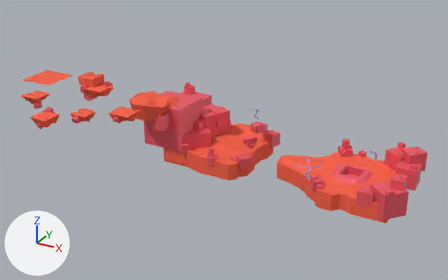
Renders of the glTF model Assets/Models/tutorial.glb from each side of a commit.
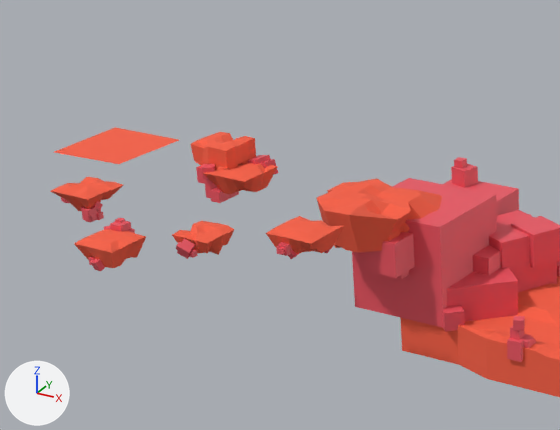
There are two pictures of each version: one whole from a 50 mm camera at (35.4, -124.6, 64.0) aimed at (-28.9, -7.7, 5.5), one close up on the part from 0% to 51% of the width and 6% to 69% of the height. Lighting does not change. The marker at lower left points along +X, +Y and +Z. Where no turn or scale is listed for an object, it has been applied to the vertices. Vertices at the same position are counted once.

Objects in the first close-up: 'L2', 'L2Rocks', 'L3', 'L3Rocks'.
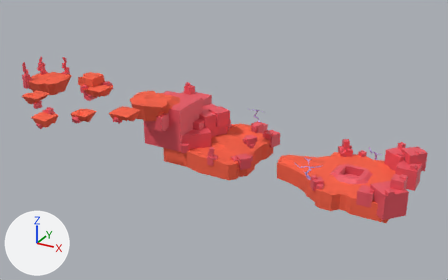
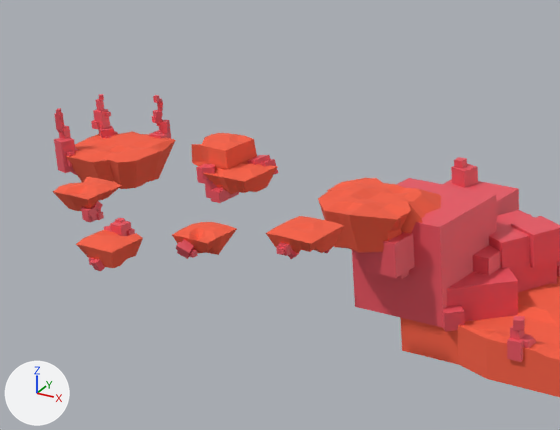
What differs and where, as boxes [x1, y1, x2, y2] in the close-ups (560 x 430 px):
'L3', reshaped: before [50, 127, 442, 268]; after [53, 131, 441, 268]
'L3Rocks', reshaped (52% taller): before [61, 155, 332, 271]; after [54, 94, 331, 271]
part 1 of me_plane, added (red): after [66, 131, 175, 189]
part 2 of me_plane, cut back: before [50, 127, 438, 265]; after [53, 133, 438, 265]
part 3 of me_cube, added (red): after [54, 95, 171, 175]

Patch to the scene script:
```diff
--- a/Assets/Models/tutorial.glb.py
+++ b/Assets/Models/tutorial.glb.py
@@ me_plane @@
 # used by ob_l3; location = (-53.33, -12.68, 11.93)
-me_plane.from_pydata(...)  # 453 vertices, 871 faces; spans x -28.2..13.2, y -18.7..12.5, z -2.7..6.6
+me_plane.from_pydata(...)  # 585 vertices, 1137 faces; spans x -28.5..13.2, y -18.7..12.3, z -2.7..6.6
+# me_plane part 1: a new loose piece of 136 vertices spanning x -28.5..-18.7, y -5.6..4.2, z -0.6..3.0, in mat_material_001 (red #f96044)
+# me_plane part 2
+# 4 vertices are removed from x -28.2..-19.1, y -5.3..3.8, z 2.9..3.0
+# 5 faces are deleted
+# 24 vertices in x -18.6..9.4, y -16.3..7.4, z -2.7..6.5 move by (0.0, 0.0, 0.1)
+# 18 vertices in x -10.8..8.3, y -16.3..6.2, z -2.6..6.6 move by (0.0, 0.0, -0.1)
+# 14 vertices in x -16.7..7.0, y -17.0..3.6, z -2.7..4.3 move by (0.0, 0.0, 0.2)
+# 8 vertices in x -18.0..6.8, y -12.0..6.1, z -2.3..2.6 move by (0.0, 0.0, -0.4)
+# 8 vertices in x -15.5..4.2, y -15.6..2.3, z -2.5..6.5 move by (-0.1, 0.0, -0.1)
+# 7 vertices in x -7.8..8.2, y -7.8..4.9, z -2.4..4.9 move by (0.0, 0.0, -0.2)
+# 177 vertices move from x -20.5..11.0, y -18.7..12.5, z -2.7..6.6 to x -20.4..10.3, y -18.7..12.3, z -2.7..6.6
+# 3 new faces join them
 me_plane.materials.append(mat_material_001)
@@ me_cube @@
 # used by ob_l3rocks; location = (-51.75, -6.08, 9.42)
-me_cube.from_pydata(...)  # 1101 vertices, 2126 faces; spans x -22.2..5.6, y -25.4..-6.1, z 0.5..7.5
+me_cube.from_pydata(...)  # 1842 vertices, 3564 faces; spans x -30.1..5.6, y -25.4..-1.5, z 0.5..10.0
+# me_cube part 3: 733 vertices added at x -30.1..-22.8, y -12.3..-1.5, z 2.9..10.0
 me_cube.materials.append(mat_material_002)
```
